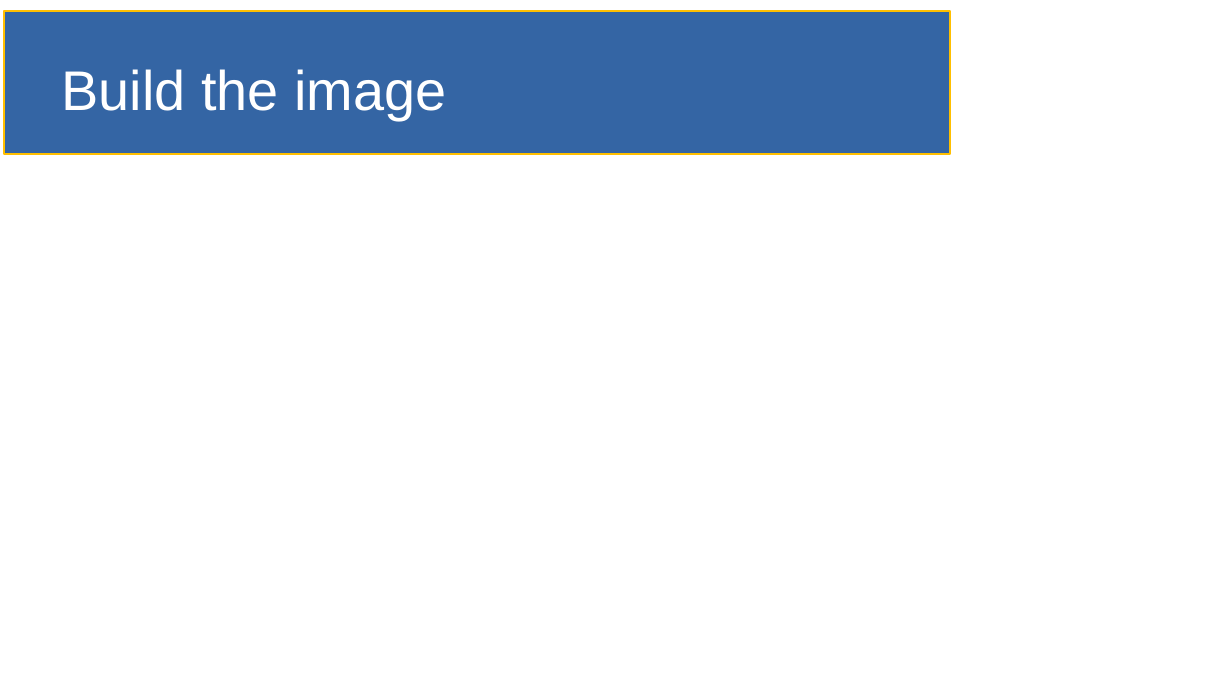
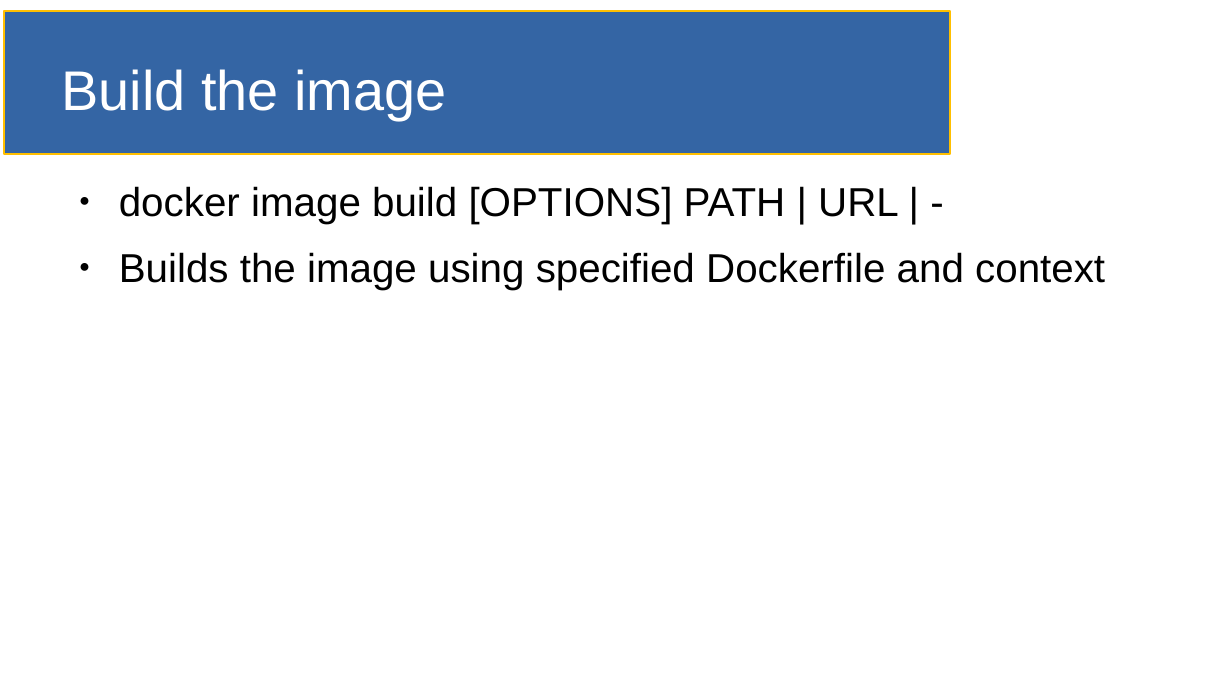
Before and after one commit to SmithE65/Containerizing, a slide deck: slide 8 of doc/slides.odp. Drawn at 1232x693 pixels with LibreOffice and Linux fonts; fonts in the diff are those of the drawing. Boxes give left, top, right and bottom in pixels: in the first picture for what was removed or moved away, otherwise in the second. Text is boxed around its words. In the diff, an @@ line names an element or a change of style, - is before the commit and + after.

Commit message:
update slides, starting on docker compose

```diff
--- a/doc/slides.odp
+++ b/doc/slides.odp
@@ text added at bbox=[119, 186, 1105, 290], 26 pt, text #000000 @@
+● docker image build [OPTIONS] PATH | URL | -
+● Builds the image using specified Dockerfile and context
```
Also in this commit, not shown: 2 other slides changed, 10 slides added, 2 slides removed, 1 other file.
